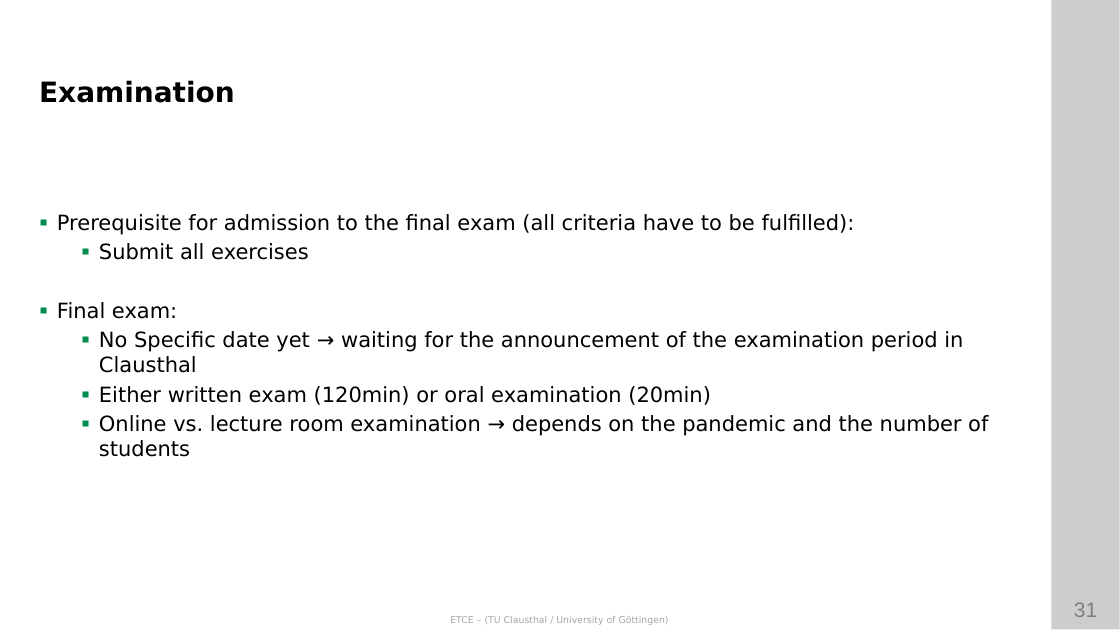
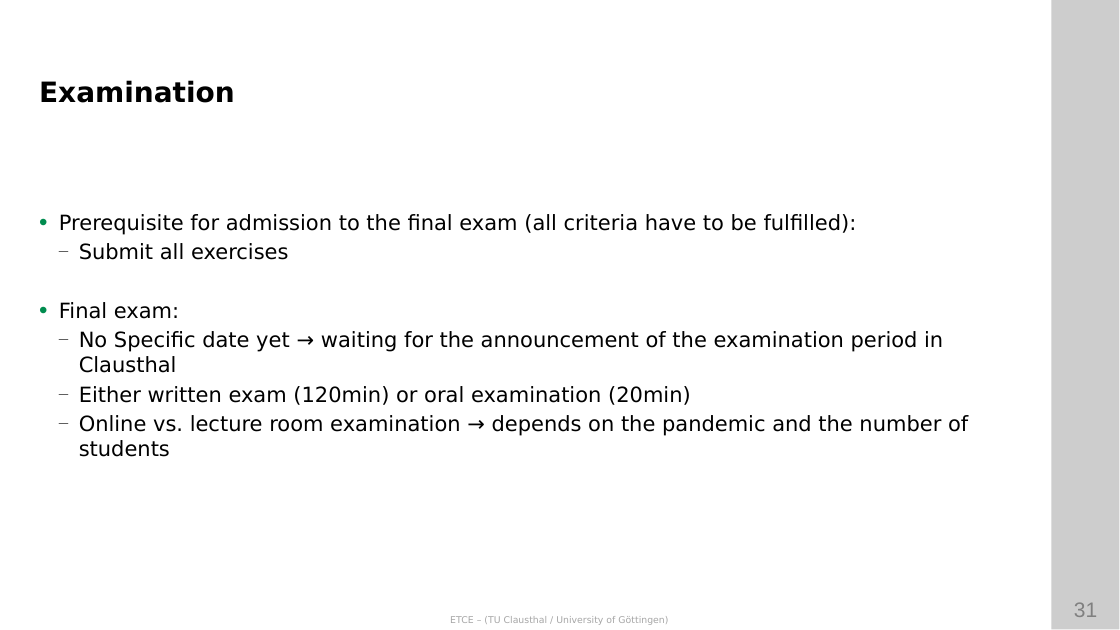
Before and after one commit to ETCE-LAB/teaching-material, a slide deck: slide 31 of Emerging-Technologies-for-the-Circular-Economy/ETCE-L00-Organization.pptx. Drawn at 1120x630 pixels with LibreOffice and Linux fonts; fonts in the diff are those of the drawing; background and template pictures are left out. Boxes give left, top, right and bottom in pixels: in the first picture for what was removed or moved away, otherwise in the second. Text is boxed around its words. In the diff, an @@ line names an element or a change of style, - is before the commit and + after.

```diff
--- a/Emerging-Technologies-for-the-Circular-Economy/ETCE-L00-Organization.pptx
+++ b/Emerging-Technologies-for-the-Circular-Economy/ETCE-L00-Organization.pptx
@@ text "Prerequisite for admission to the ..." at [59,214,968,457]: bullet ▪ to •; bullet ▪ to —; bullet colour #008C4F to #000000 @@
```
Also in this commit, not shown: 1 other file.
